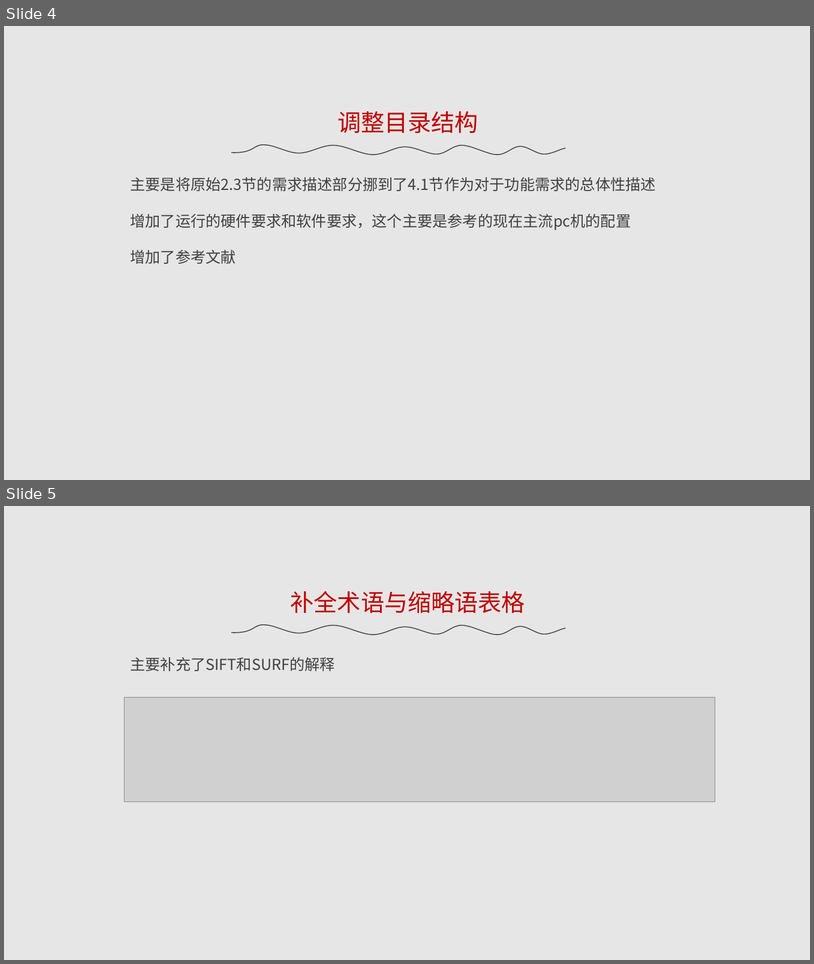
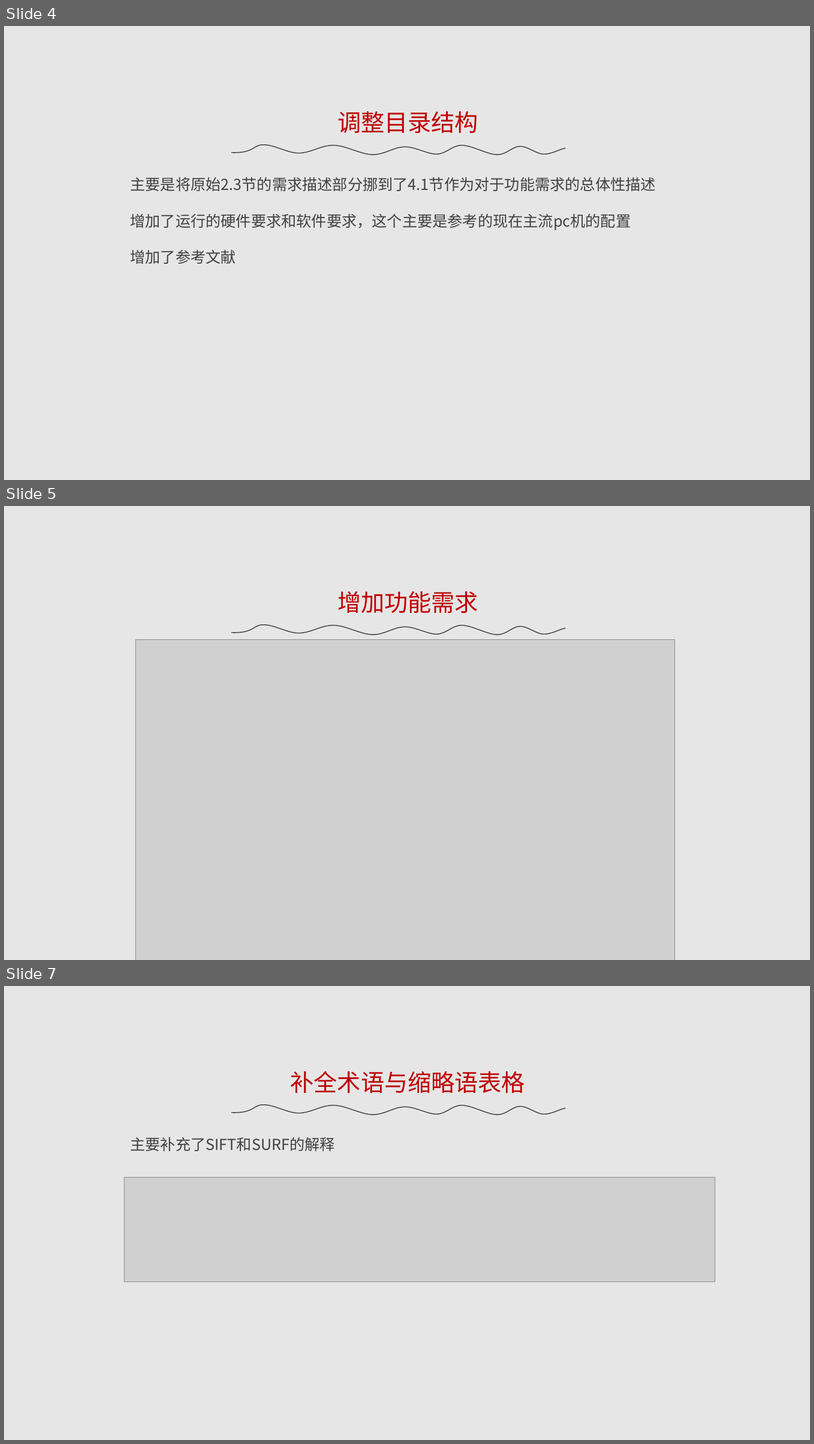
Before and after one commit to bhsei/17TeamE_Lire, a slide deck: 3.项目PPT/需求修改说明.ppt. Shown one above the other, each under a label of ours: slides 4 and 5 before the commit, slides 4, 5 and 7 after it; the slides between them are not shown. The pictures are 814x964 and 814x1444 pixels, drawn with LibreOffice and Linux fonts; fonts in the diff are those of the drawing; grey boxes stand for pictures. Boxes give left, top, right and bottom in pixels: in the first picture for what was removed or moved away, otherwise in the second. Text is boxed around its words. In the diff, an @@ line names an element or a change of style, - is before the commit and + after.

```diff
--- a/3.项目PPT/需求修改说明.ppt
+++ b/3.项目PPT/需求修改说明.ppt
@@ slide 5 added at (4, 506, 810, 960), background #E6E6E6 @@
@@ text added at (338, 591, 479, 613), 28 pt, text #C00000 @@
+增加功能需求
@@ freeform shape added at (231, 624, 566, 634), outline #404040 0.99 pt @@
@@ picture added at (135, 640, 674, 960) @@
@@ what was slide 5 is now slide 7 @@
```
Also in this commit, not shown: 2 slides changed, 1 other slide added, 4 other files.
